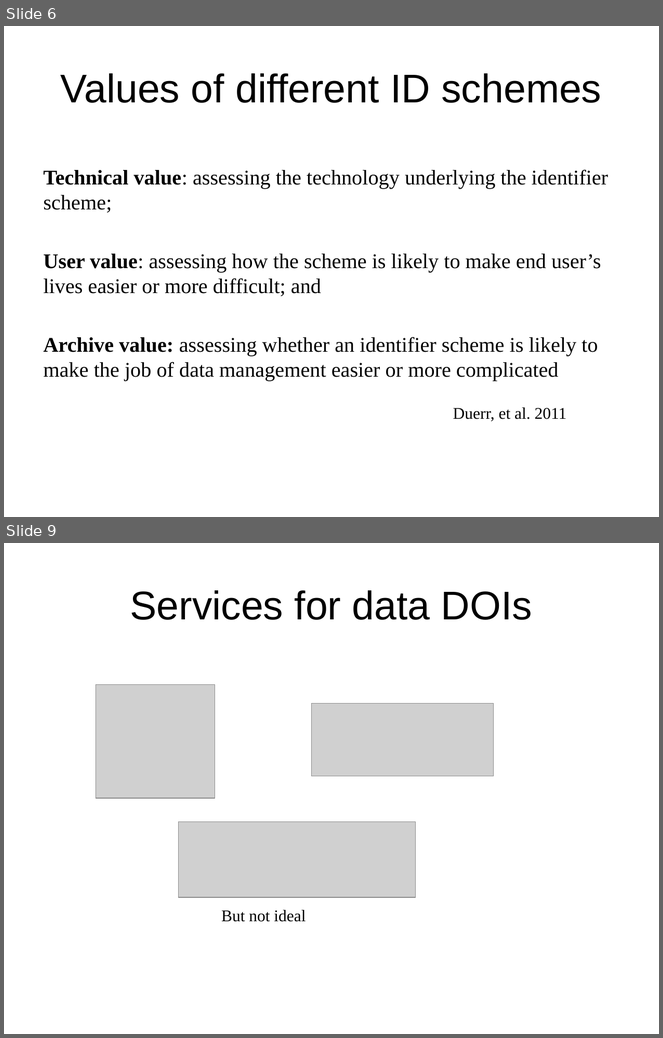
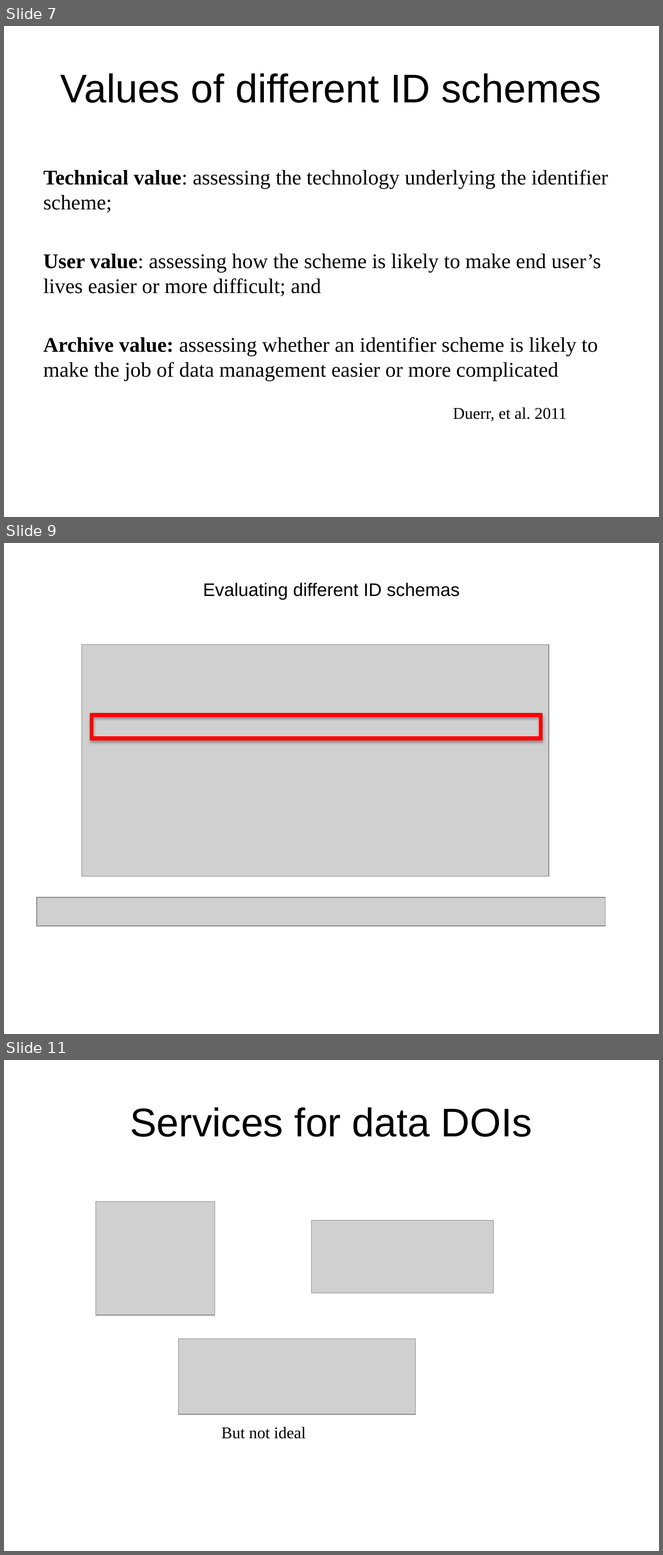
Before and after one commit to DataCurationWorkshop/HongKongCurationWorkshop, a slide deck: Day_1/Lectures/Slides/Day_1_Lecture_Identifier.pptx. Shown one above the other, each under a label of ours: slides 6 and 9 before the commit, slides 7, 9 and 11 after it; the slides between them are not shown. The pictures are 663x1038 and 663x1555 pixels, drawn with LibreOffice and Linux fonts; fonts in the diff are those of the drawing; grey boxes stand for pictures; background and template pictures are left out. Boxes give left, top, right and bottom in pixels: in the first picture for what was removed or moved away, otherwise in the second. Text is boxed around its words. In the diff, an @@ line names an element or a change of style, - is before the commit and + after.

```diff
--- a/Day_1/Lectures/Slides/Day_1_Lecture_Identifier.pptx
+++ b/Day_1/Lectures/Slides/Day_1_Lecture_Identifier.pptx
@@ slide 9 added at (4,543,659,1034), background #FFFFFF @@
@@ title added at (203,583,460,600), 20 pt, text #000000 @@
+Evaluating different ID schemas
@@ picture added at (81,644,548,876) @@
@@ frame added at (90,714,543,740), fill #FF0000, outline #FF0000 0.75 pt @@
@@ picture added at (37,898,606,926) @@
@@ what was slide 6 is now slide 7 @@
@@ what was slide 9 is now slide 11 @@
```
Also in this commit, not shown: 6 slides changed, 3 other slides added, 1 slide removed, 2 other files.
